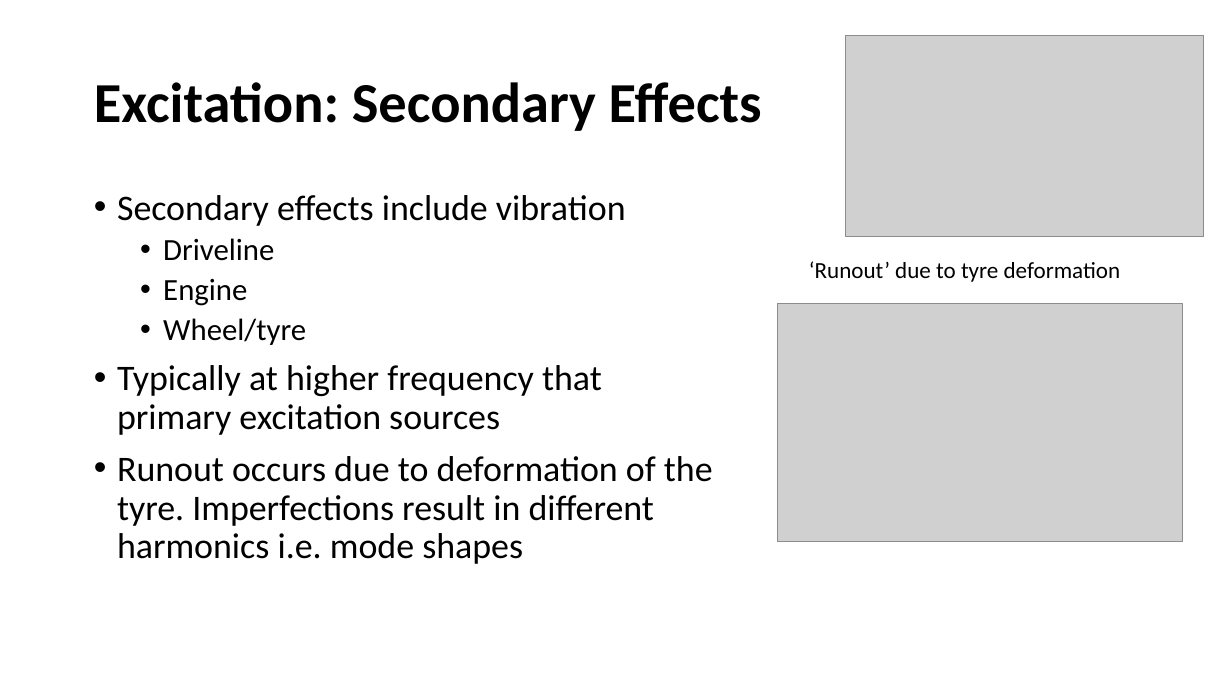
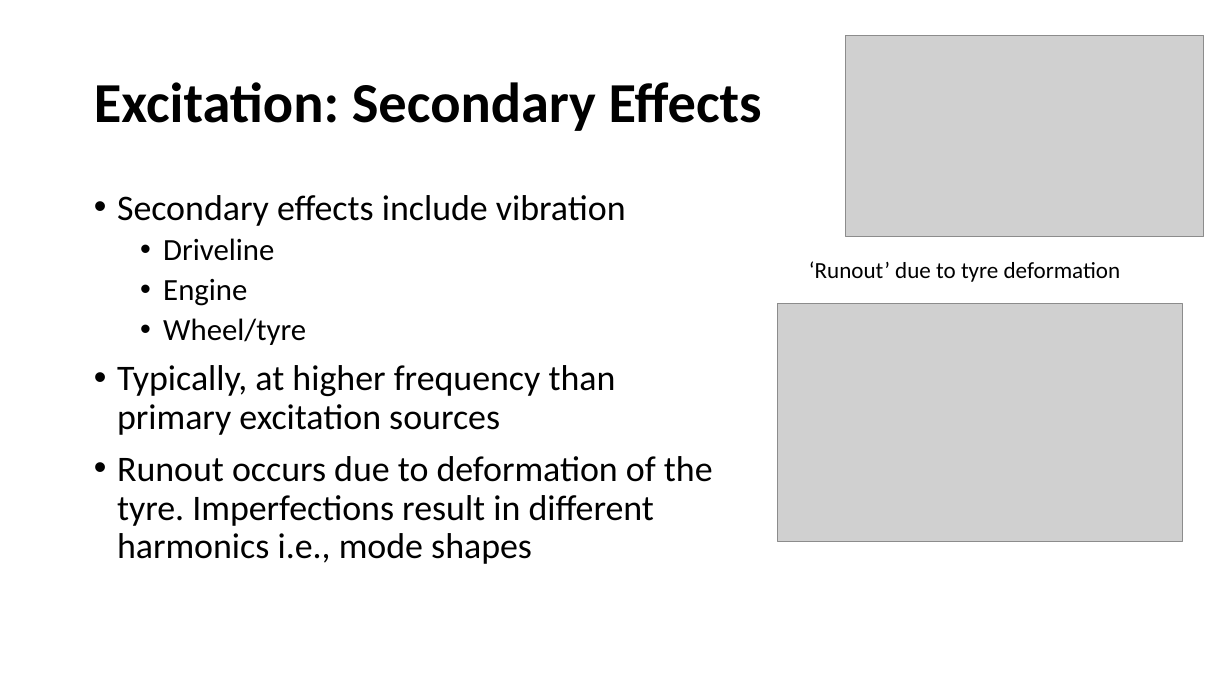
Before and after one commit to bamason2/ttc066-module, a slide deck: slide 7 of docs/lectures/Ride Dynamics.pptx. Drawn at 1232x693 pixels with LibreOffice and Linux fonts; fonts in the diff are those of the drawing; grey boxes stand for pictures; background and template pictures are left out. Boxes give left, top, right and bottom in pixels: in the first picture for what was removed or moved away, otherwise in the second. Text is boxed around its words. In the diff, an @@ line names an element or a change of style, - is before the commit and + after.

```diff
--- a/docs/lectures/Ride Dynamics.pptx
+++ b/docs/lectures/Ride Dynamics.pptx
@@ text at (117, 365, 713, 564): text changed @@
-• Typically at higher frequency that primary excitation sources
-• Runout occurs due to deformation of the tyre. Imperfections result in different harmonics i.e. mode shapes
+• Typically, at higher frequency than primary excitation sources
+• Runout occurs due to deformation of the tyre. Imperfections result in different harmonics i.e., mode shapes
```
Also in this commit, not shown: 5 other slides changed, 1 other file.
